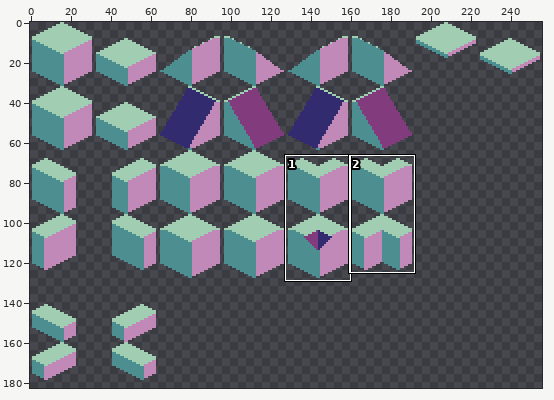
Pixel-art file: Wooft/Assets/Sprites/Wooft_Isometric_Tiles_Base.aseprite. The first picture is a wide view before the edit; the outline marks the close-up.
Close-up. Old version:
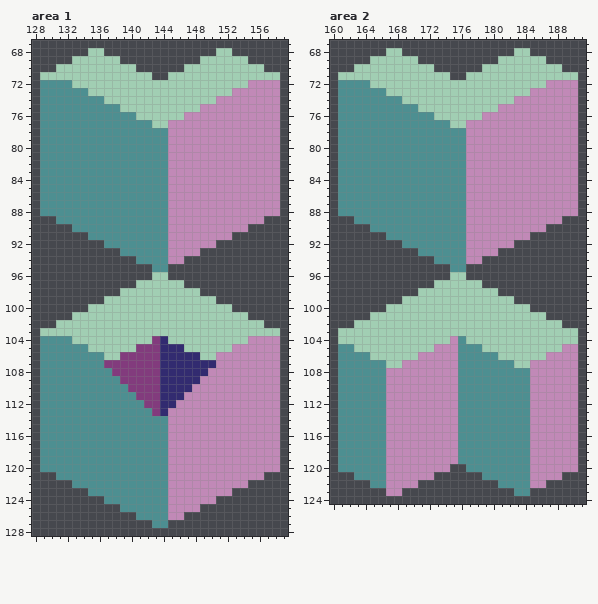
256x256 pixels, 1 frame. Shown: area 1: x 128..159, y 67..128; area 2: x 160..191, y 67..124. The wide view leaves out empty margins. The commit also changed other parts of the picture, which this record leaves out.
The same view after the edit:
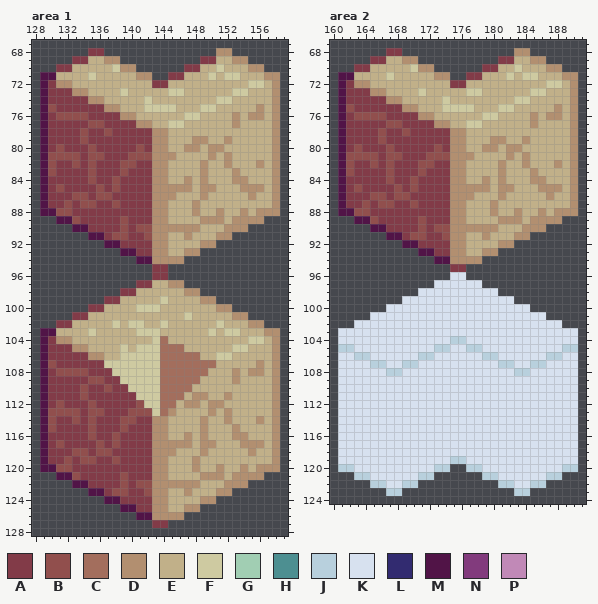
Palette (. is transparent): A #823b48  B #914f4d  C #a36e5d  D #b28f70  E #c1b089  F #cecaa1  G #a1ceb3  H #4d8f91  J #b8d0dd  K #d7e1ef  L #322b70  M #511447  N #823b7d  P #c189b7
The edit:
layer "Normal" now hidden
Changed rows in their new state; - is an unchanged pixel.
Area 1:
first column x 129:
 68 ------AA--------------DD------
 69 ----AAEEDD----------AAEEDD----
 70 --AAEEEEEFDD------AAEEFEEEDD--
 71 MMEEEEFEEEEEDD--AAEEEFEFFEEEDD
 72 MADDEEEEEEEEEEAAEEEEEEEEEEFFED
 73 MAAADDEEEEFEEEEEFFEEEEEEFFEEED
 74 MAAAAADDEEEEEFEEEEEEEEFFEEEEED
 75 MBAAAAAADDEEEFFFFEEEFFEEEEEDED
 76 MABBBBAAAADDEEEEEEFFEEEEDEDDED
 77 MAAAAABBAAAADDEEFFEEEEEEDEEEED
 78 MAAAABAABAAAAADDEEEEEEEEEEEEED
 79 MAAAABAAAAAAAADDEEEDDEEDEEEEED
 80 MABAAABAAAAABADDEEDDEDDEEEEEED
 81 MBBBBABBAAABBBDDDEEEEDEDEEEEED
 82 MBAABABAAABBAADDEEEEDEEDEEEDED
 83 MBAAAABAAABAAADDEEEEDEEEDEEEED
 84 MAAAAABAABAAAADDEEDEDEEEDDEEED
 85 MABAAAABABAAAADDDDDEDDEEEDDDED
 86 MAAABBABBAAAAADDDEEEDEEEEEDEED
 87 MAABABBAABAAAADDEEEDEEEEEEEEED
 88 MMBBAAAAAAAAAADDEEEDEEDEEDEDDD
 89 --MMBAAAAABAAADDEEEEDDDEDDDD--
 90 ----MMAAAABABBDDDDDDEEEDDD----
 91 ------MMABBAABDDEEDEEEDD------
 92 --------MMAAAADDEEEEDD--------
 93 ----------MMAADDEEDD----------
 94 ------------MMDDDD------------
 95 --------------AA--------------
 96 --------------AA--------------
 97 ------------AAEEDD------------
 98 ----------AAEEEEEEDD----------
 99 --------AAEEEEEFEEEEDD--------
100 ------AAEEEEFFFEEEEEEEDD------
101 ----AAEEEEEEEEEEEEFEEEEEDD----
102 --AAEEEEEFEFFEEFEEEEEEFEEEDD--
103 MMEEEEFEEEEEFFFEEEEEEFEFFEEEDD
104 MADDEEEEEEEEEEFCEEEEEEEEEEFFED
105 MAAADDEEEEFEFFFCCCEEEEEEFFEEED
106 MAAAAADDEEFFFFFCCCCCEEFFEEEEED
107 MBAAAAAAFFFFFFFCCCCCCCEEEEEDED
108 MABBBBAAAFFFFFFCCCCCCEEEDEDDED
109 MAAAAABBAAFFFFFCCCCCEEEEDEEEED
110 MAAAABAABAAFFFFCCCCEEEEEEEEEED
111 MAAAABAAAAAAFFFCCCEDDEEDEEEEED
112 MABAAABAAAAABFFCCEDDEDDEEEEEED
113 MBBBBABBAAABBBFCDEEEEDEDEEEEED
114 MBAABABAAABBAADDEEEEDEEDEEEDED
115 MBAAAABAAABAAADDEEEEDEEEDEEEED
116 MAAAAABAABAAAADDEEDEDEEEDDEEED
117 MABAAAABABAAAADDDDDEDDEEEDDDED
118 MAAABBABBAAAAADDDEEEDEEEEEDEED
119 MAABABBAABAAAADDEEEDEEEEEEEEED
120 MMBBAAAAAAAAAADDEEEDEEDEEDEDDD
121 --MMBAAAAABAAADDEEEEDDDEDDDD--
122 ----MMAAAABABBDDDDDDEEEDDD----
123 ------MMABBAABDDEEDEEEDD------
124 --------MMAAAADDEEEEDD--------
125 ----------MMAADDEEDD----------
126 ------------MMDDDD------------
127 --------------AA--------------
Area 2:
first column x 161:
 68 ------AA--------------DD------
 69 ----AAEEDD----------AAEEDD----
 70 --AAEEEEEFDD------AAEEFEEEDD--
 71 MMEEEEFEEEEEDD--AAEEEFEFFEEEDD
 72 MADDEEEEEEEEEEAAEEEEEEEEEEFFED
 73 MAAADDEEEEFEEEEEFFEEEEEEFFEEED
 74 MAAAAADDEEEEEFEEEEEEEEFFEEEEED
 75 MBAAAAAADDEEEFFFFEEEFFEEEEEDED
 76 MABBBBAAAADDEEEEEEFFEEEEDEDDED
 77 MAAAAABBAAAADDEEFFEEEEEEDEEEED
 78 MAAAABAABAAAAADDEEEEEEEEEEEEED
 79 MAAAABAAAAAAAADDEEEDDEEDEEEEED
 80 MABAAABAAAAABADDEEDDEDDEEEEEED
 81 MBBBBABBAAABBBDDDEEEEDEDEEEEED
 82 MBAABABAAABBAADDEEEEDEEDEEEDED
 83 MBAAAABAAABAAADDEEEEDEEEDEEEED
 84 MAAAAABAABAAAADDEEDEDEEEDDEEED
 85 MABAAAABABAAAADDDDDEDDEEEDDDED
 86 MAAABBABBAAAAADDDEEEDEEEEEDEED
 87 MAABABBAABAAAADDEEEDEEEEEEEEED
 88 MMBBAAAAAAAAAADDEEEDEEDEEDEDDD
 89 --MMBAAAAABAAADDEEEEDDDEDDDD--
 90 ----MMAAAABABBDDDDDDEEEDDD----
 91 ------MMABBAABDDEEDEEEDD------
 92 --------MMAAAADDEEEEDD--------
 93 ----------MMAADDEEDD----------
 94 ------------MMDDDD------------
 95 --------------AA--------------
 96 --------------KK--------------
 97 ------------KKKKKK------------
 98 ----------KKKKKKKKKK----------
 99 --------KKKKKKKKKKKKKK--------
100 ------KKKKKKKKKKKKKKKKKK------
101 ----KKKKKKKKKKKKKKKKKKKKKK----
102 --KKKKKKKKKKKKKKKKKKKKKKKKKK--
103 KKKKKKKKKKKKKKKKKKKKKKKKKKKKKK
104 KKKKKKKKKKKKKKJJKKKKKKKKKKKKKK
105 JJKKKKKKKKKKJJKKJJKKKKKKKKKKJJ
106 KKJJKKKKKKJJKKKKKKJJKKKKKKJJKK
107 KKKKJJKKJJKKKKKKKKKKJJKKJJKKKK
108 KKKKKKJJKKKKKKKKKKKKKKJJKKKKKK
109 KKKKKKKKKKKKKKKKKKKKKKKKKKKKKK
110 KKKKKKKKKKKKKKKKKKKKKKKKKKKKKK
111 KKKKKKKKKKKKKKKKKKKKKKKKKKKKKK
112 KKKKKKKKKKKKKKKKKKKKKKKKKKKKKK
113 KKKKKKKKKKKKKKKKKKKKKKKKKKKKKK
114 KKKKKKKKKKKKKKKKKKKKKKKKKKKKKK
115 KKKKKKKKKKKKKKKKKKKKKKKKKKKKKK
116 KKKKKKKKKKKKKKKKKKKKKKKKKKKKKK
117 KKKKKKKKKKKKKKKKKKKKKKKKKKKKKK
118 KKKKKKKKKKKKKKKKKKKKKKKKKKKKKK
119 KKKKKKKKKKKKKKJJKKKKKKKKKKKKKK
120 JJKKKKKKKKKKJJ--JJKKKKKKKKKKJJ
121 --JJKKKKKKJJ------JJKKKKKKJJ--
122 ----JJKKJJ----------JJKKJJ----
123 ------JJ--------------JJ------
